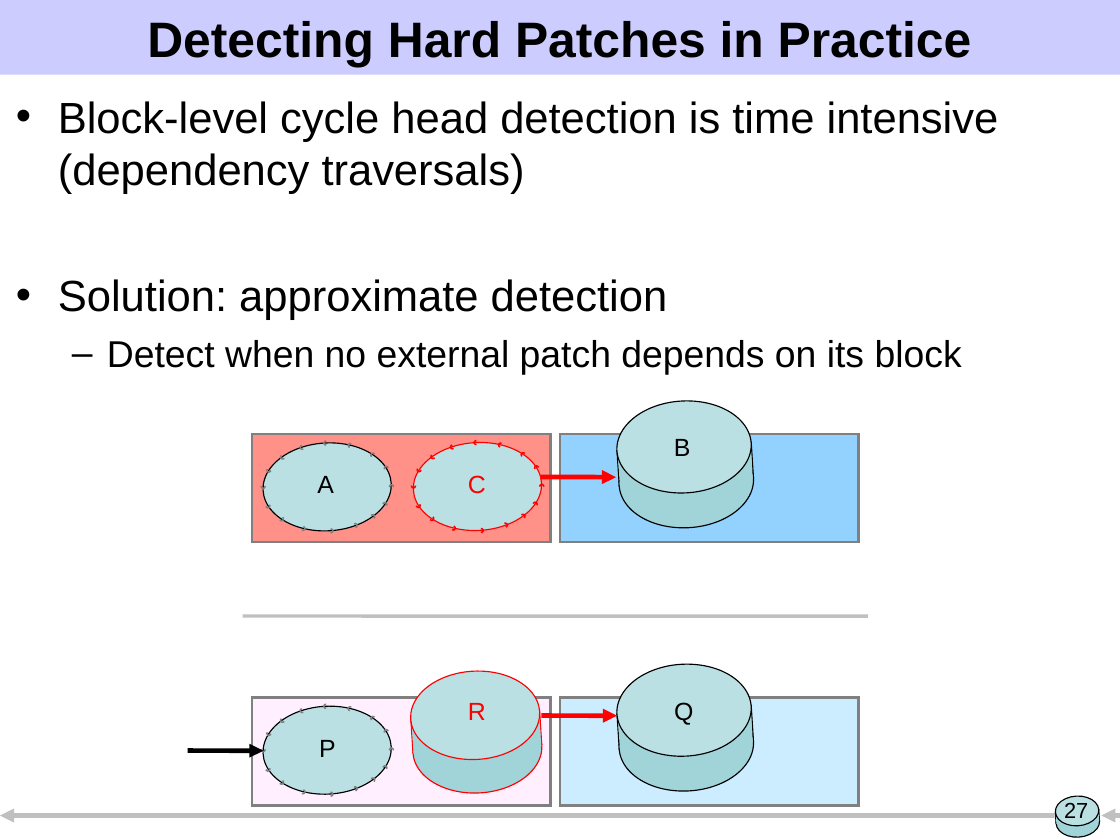
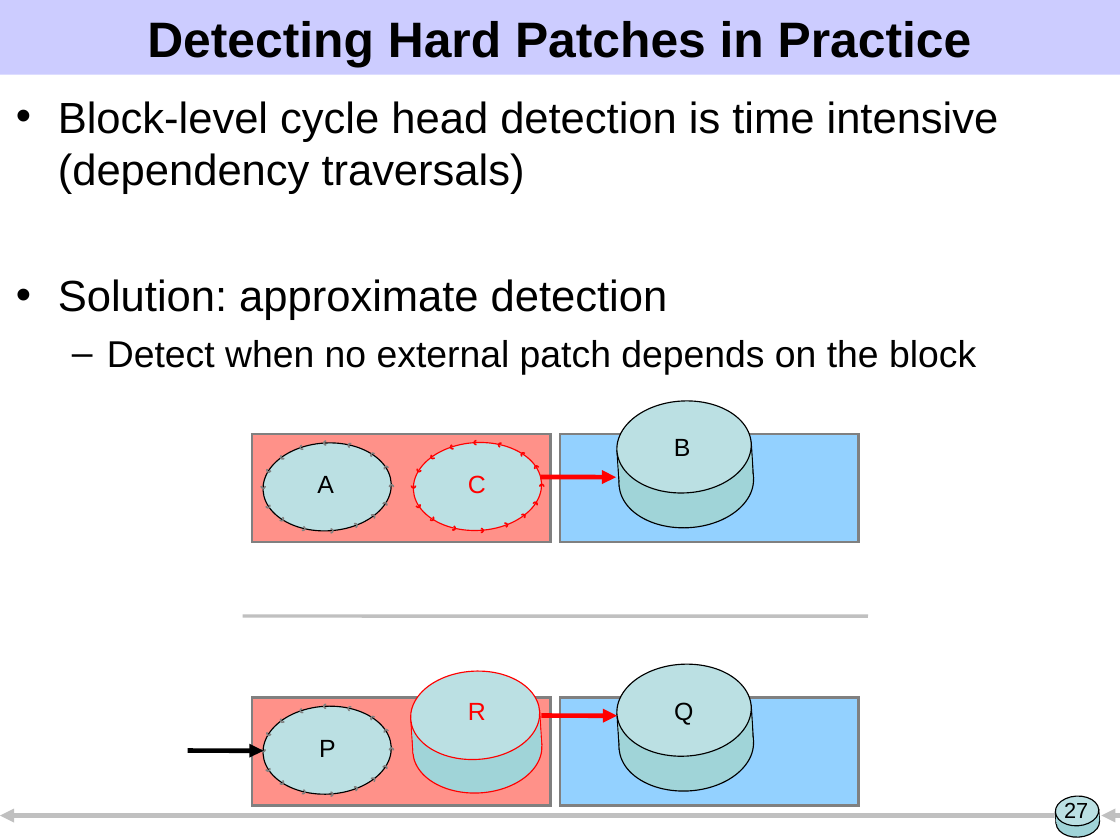
Before and after one commit to ucla-readable/fstitch-doc, a slide deck: slide 27 of sosp/pres.ppt. Drawn at 1120x840 pixels with LibreOffice and Linux fonts; fonts in the diff are those of the drawing. Boxes give left, top, right and bottom in pixels: in the first picture for what was removed or moved away, otherwise in the second. Text is boxed around its words. In the diff, an @@ line names an element or a change of style, - is before the commit and + after.

```diff
--- a/sosp/pres.ppt
+++ b/sosp/pres.ppt
@@ text at bbox=[107, 340, 976, 375]: text changed @@
-  – Detect when no external patch depends on its block
+  – Detect when no external patch depends on the block
@@ rectangle at bbox=[252, 698, 551, 805]: fill #FFEFFF to #FF9189 @@
@@ rectangle at bbox=[560, 698, 859, 805]: fill #CCECFF to #93D1FF @@
```
Also in this commit, not shown: 16 other slides changed, 1 slide added, 1 slide removed.
